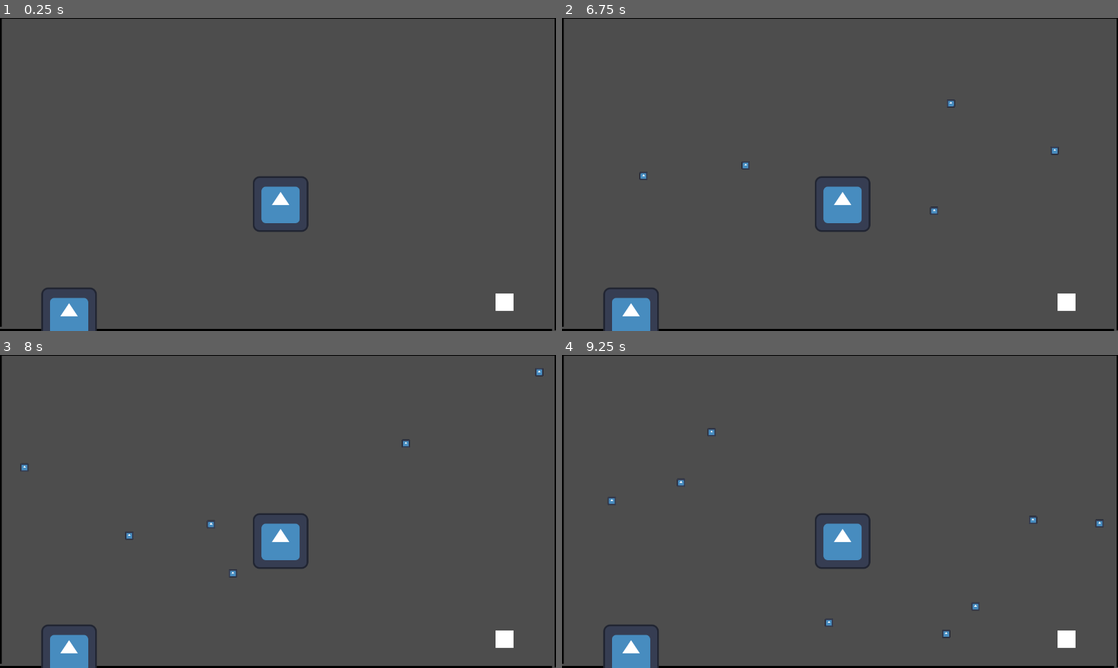
Above: before the commit, frames 1-4 (two rows, left to right).
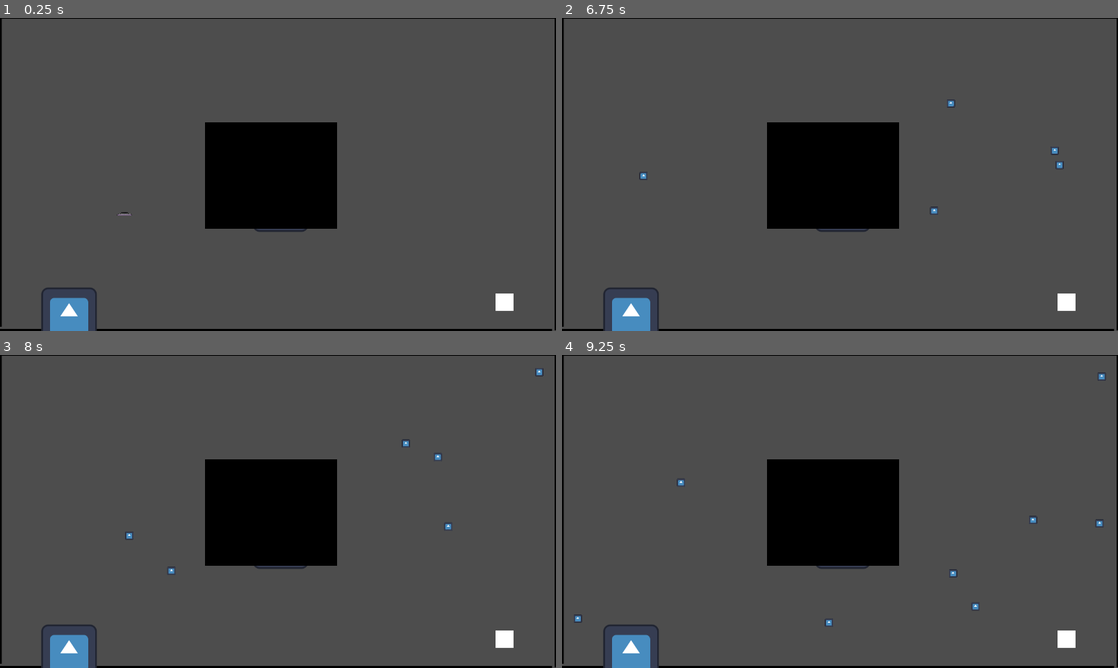
Above: after the commit, the same moments.

Repository: kevinMG01/Game-Jam-Caos
Game: Godot game, scene res://Escenarios/Nivel/Nivel tutorial/nivel_1.tscn
Two runs of this game, one before a commit and one after it. Both use one fixed random seed, a clock stepped at 60 frames per second and the inputs below. The project has no main scene, so this scene is started directly. The engine's default icon, where the game draws it, is replaced by a stand-in: a white triangle on a blue panel in a dark square.
Inputs (mouse positions are in pixels of both pictures, inside the frame that each line leads up to):
- Up to frame 1 (0.25 s): no input
- Up to frame 2 (6.75 s): click (840, 202) at 0.5 s; click (840, 202) at 1.25 s; click (840, 202) at 2 s; tap Enter (ui_accept) at 2.75, 3.02, 3.77, 5.27, 6.02 s
- Up to frame 3 (8 s): tap Enter (ui_accept) at 6.77 s
- Up to frame 4 (9.25 s): tap Enter (ui_accept) at 8.27, 9.02 s

The runs differ from the first frame. In frame 1, 8.1% of the frame differs, in the area x 21-61%, y 33-68%; in frame 2, 8.1%; in frame 3, 8.2%; in frame 4, 8.2%, in the area x 2-98%, y 5-91%.

Commit message:
obstaculo

Diff:
--- a/GameJamCaos/Escenarios/Nivel/Nivel tutorial/nivel_1.gd
+++ b/GameJamCaos/Escenarios/Nivel/Nivel tutorial/nivel_1.gd
@@ -10,6 +10,7 @@
 
 func _ready():
 	randomize()
+	$"Musica de fondo".play()
 
 func _process(delta):
 	if Input.is_action_just_pressed("ui_accept"):
--- a/GameJamCaos/Escenarios/Nivel/Nivel tutorial/nivel_1.tscn
+++ b/GameJamCaos/Escenarios/Nivel/Nivel tutorial/nivel_1.tscn
@@ -7,6 +7,8 @@
 [ext_resource type="AudioStream" uid="uid://b7pcpw34gwj5e" path="res://Sonidos/cute-level-up-3-189853 1.mp3" id="5_q62d4"]
 [ext_resource type="AudioStream" uid="uid://bjjyrna2w3ee8" path="res://Sonidos/GAME OVER.mp3" id="6_138qn"]
 [ext_resource type="AudioStream" uid="uid://8rv8c4mh8k4k" path="res://Sonidos/1SPACE MELODY 1.mp3" id="7_rg2or"]
+[ext_resource type="PackedScene" uid="uid://dkle32qvogue7" path="res://Escenarios/Resortera/resortera.tscn" id="8_2mthy"]
+[ext_resource type="PackedScene" uid="uid://1d73vllafqvs" path="res://Escenarios/Obstaculo/obstaculo.tscn" id="9_d0ff4"]
 
 [sub_resource type="RectangleShape2D" id="RectangleShape2D_oindj"]
 size = Vector2(1333, 10)
@@ -21,7 +23,7 @@
 size = Vector2(20, 745)
 
 [sub_resource type="RectangleShape2D" id="RectangleShape2D_6oncj"]
-size = Vector2(129, 110)
+size = Vector2(129, 93)
 
 [node name="Tutorial" type="Node2D"]
 script = ExtResource("1_p3bxv")
@@ -114,7 +116,7 @@
 [node name="Salida" type="Area2D" parent="."]
 
 [node name="CollisionShape2D" type="CollisionShape2D" parent="Salida"]
-position = Vector2(159.5, 673)
+position = Vector2(159.5, 681.5)
 shape = SubResource("RectangleShape2D_6oncj")
 
 [node name="Icon" type="Sprite2D" parent="Salida"]
@@ -155,4 +157,10 @@
 [node name="Musica de fondo" type="AudioStreamPlayer2D" parent="."]
 stream = ExtResource("7_rg2or")
 
+[node name="Resortera" parent="." instance=ExtResource("8_2mthy")]
+position = Vector2(286, 449)
+
+[node name="Obstaculo" parent="." instance=ExtResource("9_d0ff4")]
+position = Vector2(588, 346)
+
 [connection signal="area_entered" from="Salida" to="." method="_on_salida_area_entered"]
--- /dev/null
+++ b/GameJamCaos/Escenarios/Nivel/Nivel1/nivel_1.tscn
@@ -0,0 +1,121 @@
+[gd_scene load_steps=9 format=3 uid="uid://hif8s1oisfia"]
+
+[ext_resource type="Texture2D" uid="uid://daj13yjstrpby" path="res://Sprites/Bordes/bordes.png" id="1_ioduh"]
+[ext_resource type="Texture2D" uid="uid://bubbmfial5ogu" path="res://icon.svg" id="2_ox4cr"]
+[ext_resource type="PackedScene" uid="uid://1d73vllafqvs" path="res://Escenarios/Obstaculo/obstaculo.tscn" id="3_d1656"]
+
+[sub_resource type="RectangleShape2D" id="RectangleShape2D_5hfow"]
+size = Vector2(1333, 10)
+
+[sub_resource type="RectangleShape2D" id="RectangleShape2D_1t8tl"]
+size = Vector2(1325, 34.5)
+
+[sub_resource type="RectangleShape2D" id="RectangleShape2D_mh3nq"]
+size = Vector2(44, 705)
+
+[sub_resource type="RectangleShape2D" id="RectangleShape2D_s8q7u"]
+size = Vector2(20, 745)
+
+[sub_resource type="RectangleShape2D" id="RectangleShape2D_aht84"]
+size = Vector2(129, 93)
+
+[node name="Nivel1" type="Node2D"]
+
+[node name="BordesSpawn" type="Node2D" parent="."]
+
+[node name="BordeArriba" type="Node2D" parent="BordesSpawn"]
+position = Vector2(183, -1)
+
+[node name="A" type="Marker2D" parent="BordesSpawn/BordeArriba"]
+
+[node name="B" type="Marker2D" parent="BordesSpawn/BordeArriba"]
+position = Vector2(912, 0)
+
+[node name="BordeAbajo" type="Node2D" parent="BordesSpawn"]
+position = Vector2(377, 717)
+
+[node name="A" type="Marker2D" parent="BordesSpawn/BordeAbajo"]
+
+[node name="B" type="Marker2D" parent="BordesSpawn/BordeAbajo"]
+position = Vector2(766, 0)
+
+[node name="BordeIzquierdo" type="Node2D" parent="BordesSpawn"]
+position = Vector2(-8, 133)
+
+[node name="A" type="Marker2D" parent="BordesSpawn/BordeIzquierdo"]
+
+[node name="B" type="Marker2D" parent="BordesSpawn/BordeIzquierdo"]
+position = Vector2(0, 439)
+
+[node name="BordeDerecho" type="Node2D" parent="BordesSpawn"]
+position = Vector2(1287, 155)
+
+[node name="A" type="Marker2D" parent="BordesSpawn/BordeDerecho"]
+
+[node name="B" type="Marker2D" parent="BordesSpawn/BordeDerecho"]
+position = Vector2(0, 428)
+
+[node name="Objetos" type="Node2D" parent="BordesSpawn"]
+position = Vector2(-108, 31)
+
+[node name="BordeArriba" type="Area2D" parent="." groups=["BordeArriba"]]
+position = Vector2(-9, 4)
+
+[node name="CollisionShape2D" type="CollisionShape2D" parent="BordeArriba"]
+position = Vector2(640, -3)
+shape = SubResource("RectangleShape2D_5hfow")
+
+[node name="Bordes" type="Sprite2D" parent="BordeArriba"]
+position = Vector2(633.75, -10)
+scale = Vector2(5.14706, 0.0645161)
+texture = ExtResource("1_ioduh")
+
+[node name="BordeAbajo" type="Area2D" parent="." groups=["BordeAbajo"]]
+position = Vector2(-5, 725)
+
+[node name="CollisionShape2D" type="CollisionShape2D" parent="BordeAbajo"]
+position = Vector2(623.5, 2.75)
+shape = SubResource("RectangleShape2D_1t8tl")
+
+[node name="Bordes" type="Sprite2D" parent="BordeAbajo"]
+position = Vector2(621.25, 4)
+scale = Vector2(5.13529, 0.112903)
+texture = ExtResource("1_ioduh")
+
+[node name="BordeIzquierdo" type="Area2D" parent="." groups=["BordeIzquierdo"]]
+position = Vector2(-2, 8)
+
+[node name="CollisionShape2D" type="CollisionShape2D" parent="BordeIzquierdo"]
+position = Vector2(-10, 347)
+shape = SubResource("RectangleShape2D_mh3nq")
+
+[node name="Bordes" type="Sprite2D" parent="BordeIzquierdo"]
+position = Vector2(-10.5, 345)
+scale = Vector2(0.129412, 2.87903)
+texture = ExtResource("1_ioduh")
+
+[node name="BordeDrecho" type="Area2D" parent="." groups=["BordeDerecho"]]
+position = Vector2(1281, -1)
+
+[node name="CollisionShape2D" type="CollisionShape2D" parent="BordeDrecho"]
+position = Vector2(2, 363.5)
+shape = SubResource("RectangleShape2D_s8q7u")
+
+[node name="Bordes" type="Sprite2D" parent="BordeDrecho"]
+position = Vector2(5.25, 357)
+scale = Vector2(0.0686275, 2.91935)
+texture = ExtResource("1_ioduh")
+
+[node name="Salida" type="Area2D" parent="."]
+position = Vector2(201, 76)
+
+[node name="CollisionShape2D" type="CollisionShape2D" parent="Salida"]
+position = Vector2(5, 12)
+shape = SubResource("RectangleShape2D_aht84")
+
+[node name="Icon" type="Sprite2D" parent="Salida"]
+position = Vector2(13, 6)
+texture = ExtResource("2_ox4cr")
+
+[node name="Obstaculo" parent="." instance=ExtResource("3_d1656")]
+position = Vector2(568, 318)
--- /dev/null
+++ b/GameJamCaos/Escenarios/Nivel/Nivel2/nivel_2.tscn
@@ -0,0 +1,116 @@
+[gd_scene load_steps=8 format=3 uid="uid://c8ts6uuyi635y"]
+
+[ext_resource type="Texture2D" uid="uid://daj13yjstrpby" path="res://Sprites/Bordes/bordes.png" id="1_dxtj2"]
+[ext_resource type="Texture2D" uid="uid://bubbmfial5ogu" path="res://icon.svg" id="2_rk4ah"]
+
+[sub_resource type="RectangleShape2D" id="RectangleShape2D_2olka"]
+size = Vector2(1333, 10)
+
+[sub_resource type="RectangleShape2D" id="RectangleShape2D_87ndk"]
+size = Vector2(1325, 34.5)
+
+[sub_resource type="RectangleShape2D" id="RectangleShape2D_bso0d"]
+size = Vector2(44, 705)
+
+[sub_resource type="RectangleShape2D" id="RectangleShape2D_k5xw6"]
+size = Vector2(20, 745)
+
+[sub_resource type="RectangleShape2D" id="RectangleShape2D_33i8d"]
+size = Vector2(129, 93)
+
+[node name="Nivel2" type="Node2D"]
+
+[node name="BordesSpawn" type="Node2D" parent="."]
+
+[node name="BordeArriba" type="Node2D" parent="BordesSpawn"]
+position = Vector2(183, -1)
+
+[node name="A" type="Marker2D" parent="BordesSpawn/BordeArriba"]
+
+[node name="B" type="Marker2D" parent="BordesSpawn/BordeArriba"]
+position = Vector2(912, 0)
+
+[node name="BordeAbajo" type="Node2D" parent="BordesSpawn"]
+position = Vector2(377, 717)
+
+[node name="A" type="Marker2D" parent="BordesSpawn/BordeAbajo"]
+
+[node name="B" type="Marker2D" parent="BordesSpawn/BordeAbajo"]
+position = Vector2(766, 0)
+
+[node name="BordeIzquierdo" type="Node2D" parent="BordesSpawn"]
+position = Vector2(-8, 133)
+
+[node name="A" type="Marker2D" parent="BordesSpawn/BordeIzquierdo"]
+
+[node name="B" type="Marker2D" parent="BordesSpawn/BordeIzquierdo"]
+position = Vector2(0, 439)
+
+[node name="BordeDerecho" type="Node2D" parent="BordesSpawn"]
+position = Vector2(1287, 155)
+
+[node name="A" type="Marker2D" parent="BordesSpawn/BordeDerecho"]
+
+[node name="B" type="Marker2D" parent="BordesSpawn/BordeDerecho"]
+position = Vector2(0, 428)
+
+[node name="Objetos" type="Node2D" parent="BordesSpawn"]
+position = Vector2(-108, 31)
+
+[node name="BordeArriba" type="Area2D" parent="." groups=["BordeArriba"]]
+position = Vector2(-9, 4)
+
+[node name="CollisionShape2D" type="CollisionShape2D" parent="BordeArriba"]
+position = Vector2(640, -3)
+shape = SubResource("RectangleShape2D_2olka")
+
+[node name="Bordes" type="Sprite2D" parent="BordeArriba"]
+position = Vector2(633.75, -10)
+scale = Vector2(5.14706, 0.0645161)
+texture = ExtResource("1_dxtj2")
+
+[node name="BordeAbajo" type="Area2D" parent="." groups=["BordeAbajo"]]
+position = Vector2(-5, 725)
+
+[node name="CollisionShape2D" type="CollisionShape2D" parent="BordeAbajo"]
+position = Vector2(623.5, 2.75)
+shape = SubResource("RectangleShape2D_87ndk")
+
+[node name="Bordes" type="Sprite2D" parent="BordeAbajo"]
+position = Vector2(621.25, 4)
+scale = Vector2(5.13529, 0.112903)
+texture = ExtResource("1_dxtj2")
+
+[node name="BordeIzquierdo" type="Area2D" parent="." groups=["BordeIzquierdo"]]
+position = Vector2(-2, 8)
+
+[node name="CollisionShape2D" type="CollisionShape2D" parent="BordeIzquierdo"]
+position = Vector2(-10, 347)
+shape = SubResource("RectangleShape2D_bso0d")
+
+[node name="Bordes" type="Sprite2D" parent="BordeIzquierdo"]
+position = Vector2(-10.5, 345)
+scale = Vector2(0.129412, 2.87903)
+texture = ExtResource("1_dxtj2")
+
+[node name="BordeDrecho" type="Area2D" parent="." groups=["BordeDerecho"]]
+position = Vector2(1281, -1)
+
+[node name="CollisionShape2D" type="CollisionShape2D" parent="BordeDrecho"]
+position = Vector2(2, 363.5)
+shape = SubResource("RectangleShape2D_k5xw6")
+
+[node name="Bordes" type="Sprite2D" parent="BordeDrecho"]
+position = Vector2(5.25, 357)
+scale = Vector2(0.0686275, 2.91935)
+texture = ExtResource("1_dxtj2")
+
+[node name="Salida" type="Area2D" parent="."]
+
+[node name="CollisionShape2D" type="CollisionShape2D" parent="Salida"]
+position = Vector2(159.5, 681.5)
+shape = SubResource("RectangleShape2D_33i8d")
+
+[node name="Icon" type="Sprite2D" parent="Salida"]
+position = Vector2(159, 684)
+texture = ExtResource("2_rk4ah")
--- a/GameJamCaos/Escenarios/ObjetosRevote/Objeto1/Area2D.gd
+++ b/GameJamCaos/Escenarios/ObjetosRevote/Objeto1/Area2D.gd
@@ -3,3 +3,7 @@
 
 func destruir():
 	$"..".queue_free()
+
+func detenerObjeto():
+	$"..".direccion = Vector2(0,0)
+	pass
--- a/GameJamCaos/Escenarios/ObjetosRevote/Objeto1/objeto_1.gd
+++ b/GameJamCaos/Escenarios/ObjetosRevote/Objeto1/objeto_1.gd
@@ -14,6 +14,7 @@
 
 # Función para generar un ángulo aleatorio en el rango dado y convertirlo a dirección
 func generar_direccion_aleatoria(angulo_min: float, angulo_max: float) -> Vector2:
+	$rebote.play()
 	var angulo_aleatorio = randf_range(angulo_min, angulo_max)  # Ángulo aleatorio dentro del rango
 	var nueva_direccion = Vector2(cos(angulo_aleatorio), sin(angulo_aleatorio)).normalized()
 	return nueva_direccion
--- a/GameJamCaos/Escenarios/ObjetosRevote/Objeto1/objeto_1.tscn
+++ b/GameJamCaos/Escenarios/ObjetosRevote/Objeto1/objeto_1.tscn
@@ -1,8 +1,9 @@
-[gd_scene load_steps=6 format=3 uid="uid://bxivus7c57suj"]
+[gd_scene load_steps=7 format=3 uid="uid://bxivus7c57suj"]
 
 [ext_resource type="Script" path="res://Escenarios/ObjetosRevote/Objeto1/objeto_1.gd" id="1_trqga"]
 [ext_resource type="Texture2D" uid="uid://bubbmfial5ogu" path="res://icon.svg" id="2_1obha"]
 [ext_resource type="Script" path="res://Escenarios/ObjetosRevote/Objeto1/Area2D.gd" id="3_mg5hx"]
+[ext_resource type="AudioStream" uid="uid://iix6gpjv47pj" path="res://Sonidos/metal-whoosh-hit-9-201909.mp3" id="4_c31a3"]
 
 [sub_resource type="CircleShape2D" id="CircleShape2D_ab1ru"]
 radius = 9.21954
@@ -29,4 +30,7 @@
 [node name="CollisionShape2D" type="CollisionShape2D" parent="Area2D"]
 shape = SubResource("CircleShape2D_v0kkh")
 
+[node name="rebote" type="AudioStreamPlayer2D" parent="."]
+stream = ExtResource("4_c31a3")
+
 [connection signal="area_entered" from="Area2D" to="." method="_on_area_2d_area_entered"]
--- /dev/null
+++ b/GameJamCaos/Escenarios/Obstaculo/obstaculo.tscn
@@ -0,0 +1,50 @@
+[gd_scene load_steps=6 format=3 uid="uid://1d73vllafqvs"]
+
+[ext_resource type="Texture2D" uid="uid://daj13yjstrpby" path="res://Sprites/Bordes/bordes.png" id="1_bn0la"]
+
+[sub_resource type="RectangleShape2D" id="RectangleShape2D_dysc8"]
+size = Vector2(298.125, 35)
+
+[sub_resource type="RectangleShape2D" id="RectangleShape2D_ihina"]
+size = Vector2(292.75, 39.75)
+
+[sub_resource type="RectangleShape2D" id="RectangleShape2D_dv4hg"]
+size = Vector2(101, 241.75)
+
+[sub_resource type="RectangleShape2D" id="RectangleShape2D_x8pq6"]
+size = Vector2(58, 241.5)
+
+[node name="Obstaculo" type="Node2D"]
+
+[node name="BordeArriba" type="Area2D" parent="." groups=["BordeArriba"]]
+position = Vector2(46, 549)
+
+[node name="CollisionShape2D" type="CollisionShape2D" parent="BordeArriba"]
+position = Vector2(-11.0625, -425)
+shape = SubResource("RectangleShape2D_dysc8")
+
+[node name="BordeAbajo" type="Area2D" parent="." groups=["BordeAbajo"]]
+position = Vector2(29, 357)
+
+[node name="CollisionShape2D" type="CollisionShape2D" parent="BordeAbajo"]
+position = Vector2(4.625, -445)
+shape = SubResource("RectangleShape2D_ihina")
+
+[node name="BordeIzquierdo" type="Area2D" parent="." groups=["BordeIzquierdo"]]
+position = Vector2(1256, 6)
+
+[node name="CollisionShape2D" type="CollisionShape2D" parent="BordeIzquierdo"]
+position = Vector2(-1117, 10.875)
+shape = SubResource("RectangleShape2D_dv4hg")
+
+[node name="BordeDrecho" type="Area2D" parent="." groups=["BordeDerecho"]]
+position = Vector2(13, -30)
+
+[node name="CollisionShape2D" type="CollisionShape2D" parent="BordeDrecho"]
+position = Vector2(-101, 46.25)
+shape = SubResource("RectangleShape2D_x8pq6")
+
+[node name="Bordes" type="Sprite2D" parent="."]
+position = Vector2(36.25, 16.5)
+scale = Vector2(1.1902, 0.987903)
+texture = ExtResource("1_bn0la")
--- /dev/null
+++ b/GameJamCaos/Escenarios/Resortera/resortera.gd
@@ -0,0 +1,25 @@
+extends Area2D
+
+var cantidadADetener = 1
+
+var  tiempoAparicion = 5
+var tiempoAgare = 3
+
+func _ready():
+	$temporizador.wait_time = tiempoAparicion
+	$temporizador.start()
+
+
+func _on_area_entered(area):
+	if area.is_in_group("objeto"):
+		if cantidadADetener == 1:
+			cantidadADetener -= 1
+			area.detenerObjeto()
+
+
+func _process(delta):
+	if cantidadADetener == 0:
+		$temporizador.wait_time = tiempoAgare
+
+func _on_temporizador_timeout():
+	queue_free()
--- /dev/null
+++ b/GameJamCaos/Escenarios/Resortera/resortera.tscn
@@ -0,0 +1,23 @@
+[gd_scene load_steps=4 format=3 uid="uid://dkle32qvogue7"]
+
+[ext_resource type="Texture2D" uid="uid://bggoxb4t3si6q" path="res://Sprites/Resortera/resortera1.png" id="1_m2061"]
+[ext_resource type="Script" path="res://Escenarios/Resortera/resortera.gd" id="1_maxp7"]
+
+[sub_resource type="RectangleShape2D" id="RectangleShape2D_rr52d"]
+size = Vector2(158, 22)
+
+[node name="Resortera" type="Area2D"]
+script = ExtResource("1_maxp7")
+
+[node name="CollisionShape2D" type="CollisionShape2D" parent="."]
+position = Vector2(2, 1)
+shape = SubResource("RectangleShape2D_rr52d")
+
+[node name="Resortera1" type="Sprite2D" parent="."]
+position = Vector2(1, 0)
+texture = ExtResource("1_m2061")
+
+[node name="temporizador" type="Timer" parent="."]
+
+[connection signal="area_entered" from="." to="." method="_on_area_entered"]
+[connection signal="timeout" from="temporizador" to="." method="_on_temporizador_timeout"]
Not shown: 1 places in GameJamCaos/Escenarios/Nivel/Nivel tutorial/nivel_1.tscn that only renumber resources
Binary file added: GameJamCaos/Sprites/Resortera/resortera1.png
Not shown, added: GameJamCaos/Sprites/Resortera/resortera1.png.import
